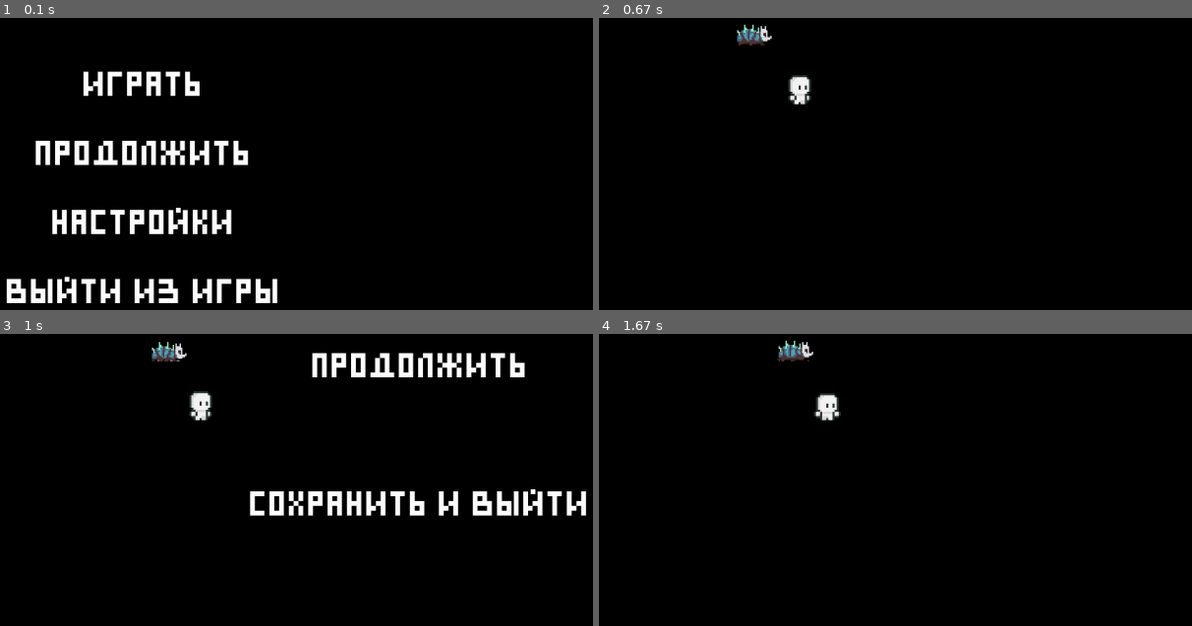
Above: before the commit, frames 1-4 (two rows, left to right).
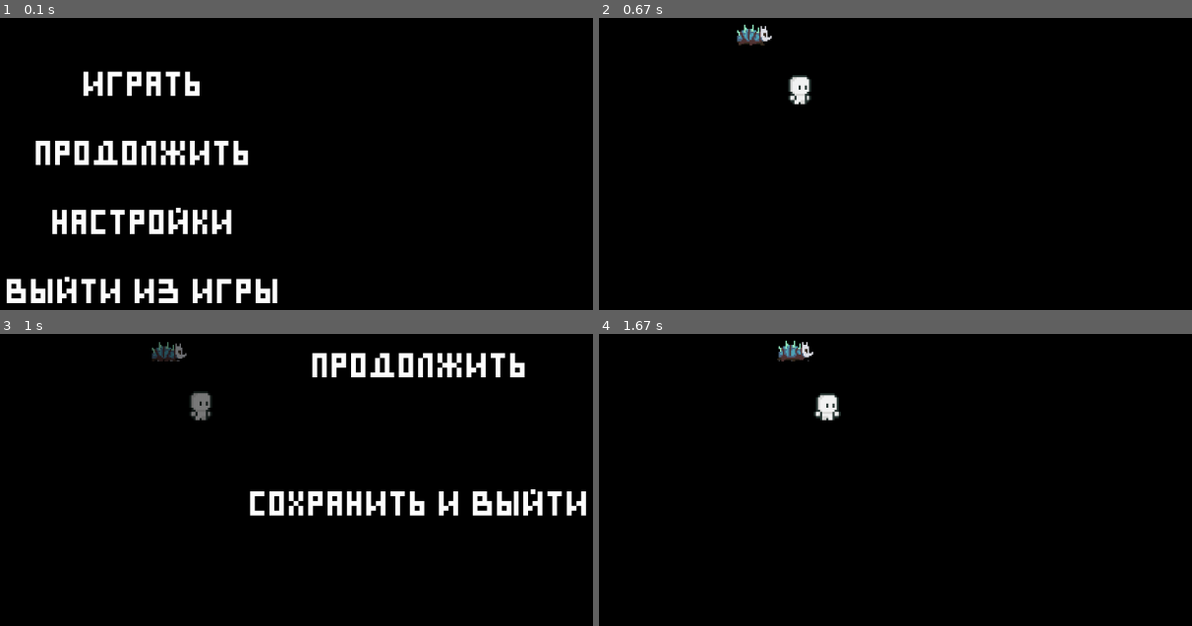
Above: after the commit, the same moments.

Repository: justxale/pygame-cyphered
Game: pygame game, started from main.py
Two runs of this game, one before a commit and one after it. Both use one fixed random seed, a clock stepped at 60 frames per second and the inputs below.
Inputs (mouse positions are in pixels of both pictures, inside the frame that each line leads up to):
- Up to frame 1 (0.1 s): no input
- Up to frame 2 (0.67 s): click "Играть" at 0.38 s
- Up to frame 3 (1 s): tap Esc at 0.67 s
- Up to frame 4 (1.67 s): click "Продолжить" at 1.05 s; hold Right from 1.33 s (still down); move the mouse to (1025, 465) at 1.37 s

Frames 1-2 are identical in both runs. In frame 3, 0.6% of the frame differs, in the area x 25-36%, y 2-30%; in frame 4, nothing differs.

Commit message:
pause menu alpha black bg

Diff:
--- a/cyphered/scenes/subscenes/pause.py
+++ b/cyphered/scenes/subscenes/pause.py
@@ -2,6 +2,7 @@
 
 from ..base import BaseSubscene
 from ...ui import Button
+from ...data.constants import SCREEN_SIZE
 
 
 class PauseSubscene(BaseSubscene):
@@ -30,8 +31,12 @@
                         ...
                         break
 
-    def render(self, screen):
+    def render(self, screen: pygame.Surface):
         super().render(screen)
+        s = pygame.Surface(SCREEN_SIZE)
+        s.set_alpha(128)
+        s.fill((0, 0, 0))
+        screen.blit(s, (0, 0))
         for button in self.buttons:
-            pygame.draw.rect(screen, (0, 0, 0), button[2])
+            # pygame.draw.rect(screen, (0, 0, 0), button[2])
             screen.blit(button[0], button[1])
